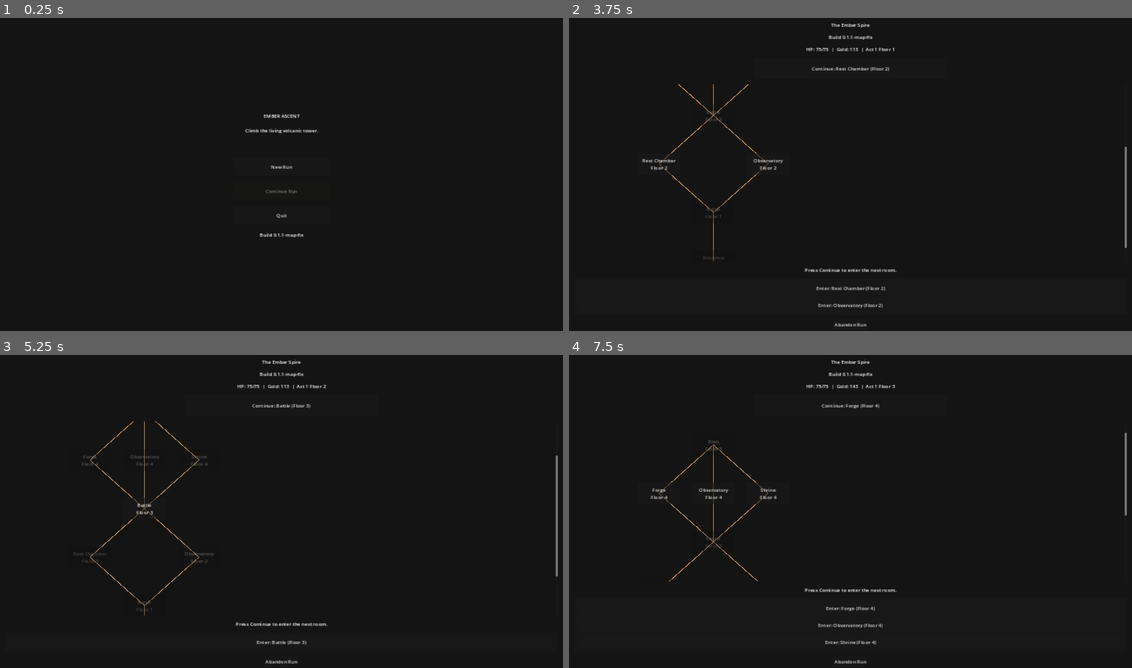
Above: before the commit, frames 1-4 (two rows, left to right).
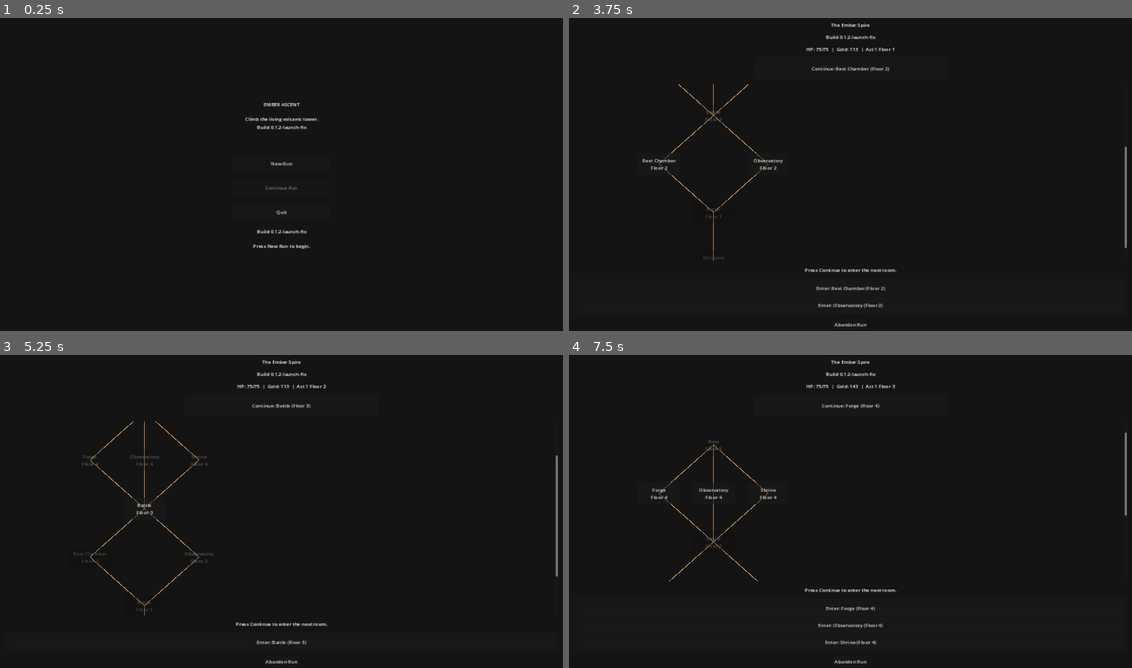
Above: after the commit, the same moments.

Repository: alexkemp8825-create/EMBER-ASCENT
Game: Godot game, scene res://scenes/main/Main.tscn
Two runs of this game, one before a commit and one after it. Both use one fixed random seed, a clock stepped at 60 frames per second and the inputs below.
Inputs:
- Up to frame 1 (0.25 s): no input
- Up to frame 2 (3.75 s): click "New Run" at 0.5 s; click "Ash Knight Playable Defence, …" at 1.25 s; click "Skip Card" at 2 s; click "Skip Card" at 2.75 s; click "Continue" at 3.5 s
- Up to frame 3 (5.25 s): click "Continue: Rest Chamber (Floor…" at 4.25 s; click "Continue" at 5 s
- Up to frame 4 (7.5 s): click "Continue: Battle (Floor 3)" at 5.75 s; click "Skip Card" at 6.5 s; click "Continue" at 7.25 s

The runs differ from the first frame. In frame 1, 0.8% of the frame differs, in the area x 43-57%, y 26-74%; in frame 2, less than 0.1%; in frame 3, less than 0.1%; in frame 4, less than 0.1%.
Error in both runs: Trying to assign an array of type "Array" to a variable of type "Array[Dictionary]". (res://scripts/events/EventData.gd:14)

Commit message:
fix: make New Run work when project launched incorrectly
- SceneLoader bootstraps Main.tscn if a sub-scene was run directly
- Show build version on main menu subtitle and window title
- Add launch hint about F5 vs F6 on main menu
- Bump build to 0.1.2-launch-fix

Co-authored-by: alexkemp8825-create <alexkemp8825-create@users.noreply.github.com>

Diff:
--- a/project.godot
+++ b/project.godot
@@ -6,6 +6,7 @@
 [application]
 
 config/name="EMBER ASCENT"
+config/version="0.1.2-launch-fix"
 run/main_scene="res://scenes/main/Main.tscn"
 config/features=PackedStringArray("4.0")
 
--- a/scenes/ui/MainMenu.tscn
+++ b/scenes/ui/MainMenu.tscn
@@ -29,9 +29,11 @@
 horizontal_alignment = 1
 
 [node name="Subtitle" type="Label" parent="MarginContainer/Content"]
+unique_name_in_owner = true
 layout_mode = 2
 text = "Climb the living volcanic tower."
 horizontal_alignment = 1
+autowrap_mode = 2
 
 [node name="ButtonSpacer" type="Control" parent="MarginContainer/Content"]
 custom_minimum_size = Vector2(0, 32)
@@ -64,3 +66,10 @@
 layout_mode = 2
 text = "Build"
 horizontal_alignment = 1
+
+[node name="StatusLabel" type="Label" parent="MarginContainer/Content"]
+unique_name_in_owner = true
+layout_mode = 2
+text = "Press New Run to begin."
+horizontal_alignment = 1
+autowrap_mode = 2
--- a/scripts/core/GameState.gd
+++ b/scripts/core/GameState.gd
@@ -1,6 +1,6 @@
 extends Node
 
-const VERSION := "0.1.1-map-fix"
+const VERSION := "0.1.2-launch-fix"
 
 var current_screen: String = "main_menu"
 var game_version: String = VERSION
--- a/scripts/core/Main.gd
+++ b/scripts/core/Main.gd
@@ -32,6 +32,7 @@
 
 
 func _ready() -> void:
+	get_window().title = "EMBER ASCENT %s" % GameState.VERSION
 	change_screen(MAIN_MENU)
 
 
--- a/scripts/core/SceneLoader.gd
+++ b/scripts/core/SceneLoader.gd
@@ -1,4 +1,6 @@
 extends Node
+
+const MAIN_SCENE_PATH := "res://scenes/main/Main.tscn"
 
 const MAIN_MENU := "main_menu"
 const CLASS_SELECT := "class_select"
@@ -58,10 +60,37 @@
 
 
 func _change_screen(screen_name: String, payload: Variant = null) -> void:
-	var main_scene := get_tree().current_scene
+	var main_scene := _get_main_controller()
+	if main_scene == null:
+		main_scene = _bootstrap_main_scene()
 
 	if main_scene == null or not main_scene.has_method("change_screen"):
-		push_error("SceneLoader expected the current scene to provide change_screen().")
+		push_error("SceneLoader could not find or create the Main scene controller.")
 		return
 
 	main_scene.change_screen(screen_name, payload)
+
+
+func _get_main_controller() -> Node:
+	var current_scene := get_tree().current_scene
+	if current_scene != null and current_scene.has_method("change_screen"):
+		return current_scene
+
+	for child in get_tree().root.get_children():
+		if child != current_scene and child.has_method("change_screen"):
+			return child
+
+	return null
+
+
+func _bootstrap_main_scene() -> Node:
+	var tree := get_tree()
+	var previous_scene := tree.current_scene
+	var main_scene: Node = load(MAIN_SCENE_PATH).instantiate()
+	tree.root.add_child(main_scene)
+	tree.current_scene = main_scene
+
+	if previous_scene != null and previous_scene != main_scene:
+		previous_scene.queue_free()
+
+	return main_scene
--- a/scripts/ui/MainMenu.gd
+++ b/scripts/ui/MainMenu.gd
@@ -1,13 +1,18 @@
 extends PanelContainer
 
+@onready var subtitle_label: Label = %Subtitle
 @onready var new_run_button: Button = %NewRunButton
 @onready var continue_button: Button = %ContinueRunButton
 @onready var quit_button: Button = %QuitButton
 @onready var version_label: Label = %VersionLabel
+@onready var status_label: Label = %StatusLabel
 
 
 func _ready() -> void:
-	version_label.text = "Build %s" % GameState.VERSION
+	var build_text := "Build %s" % GameState.VERSION
+	version_label.text = build_text
+	subtitle_label.text = "Climb the living volcanic tower.\n%s" % build_text
+	status_label.text = _get_launch_hint()
 	new_run_button.pressed.connect(_on_new_run_pressed)
 	continue_button.pressed.connect(_on_continue_pressed)
 	quit_button.pressed.connect(_on_quit_pressed)
@@ -25,9 +30,17 @@
 
 
 func _on_new_run_pressed() -> void:
+	status_label.text = "Starting new run..."
 	SaveManager.delete_save()
 	RunState.reset_run()
 	SceneLoader.change_to_class_select()
+
+
+func _get_launch_hint() -> String:
+	if get_tree().current_scene != null and get_tree().current_scene.has_method("change_screen"):
+		return "Press New Run to begin."
+
+	return "Tip: press F5 (Run Project), not F6 (Run Current Scene)."
 
 
 func _on_continue_pressed() -> void:
Not shown, changed: README.md
